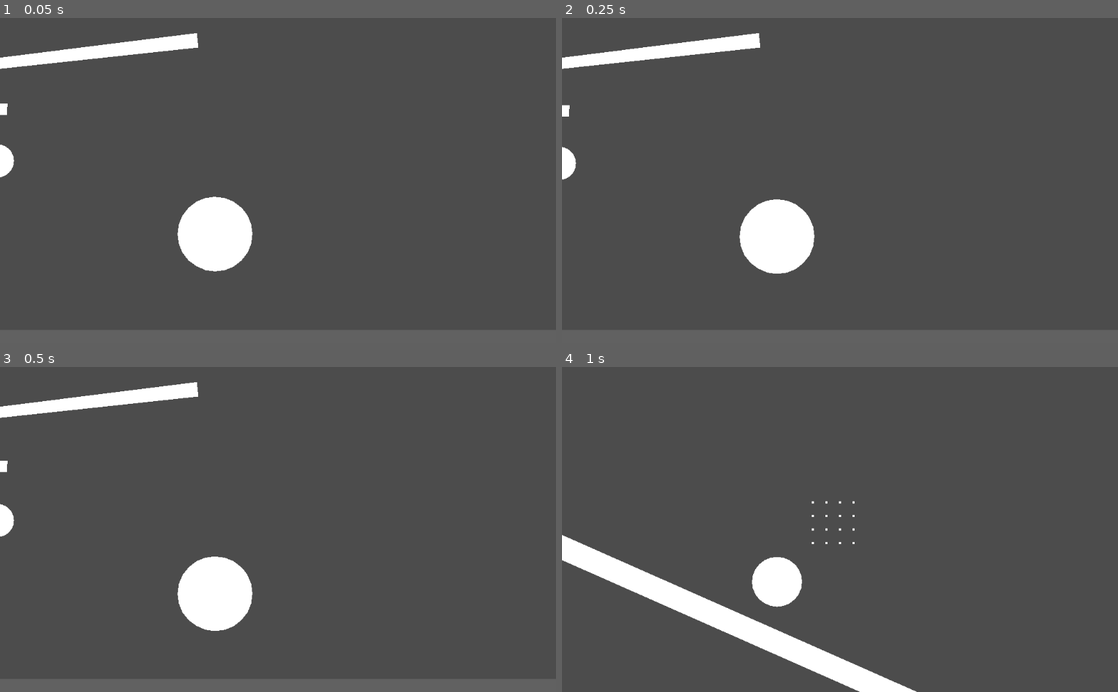
Above: before the commit, frames 1-4 (two rows, left to right).
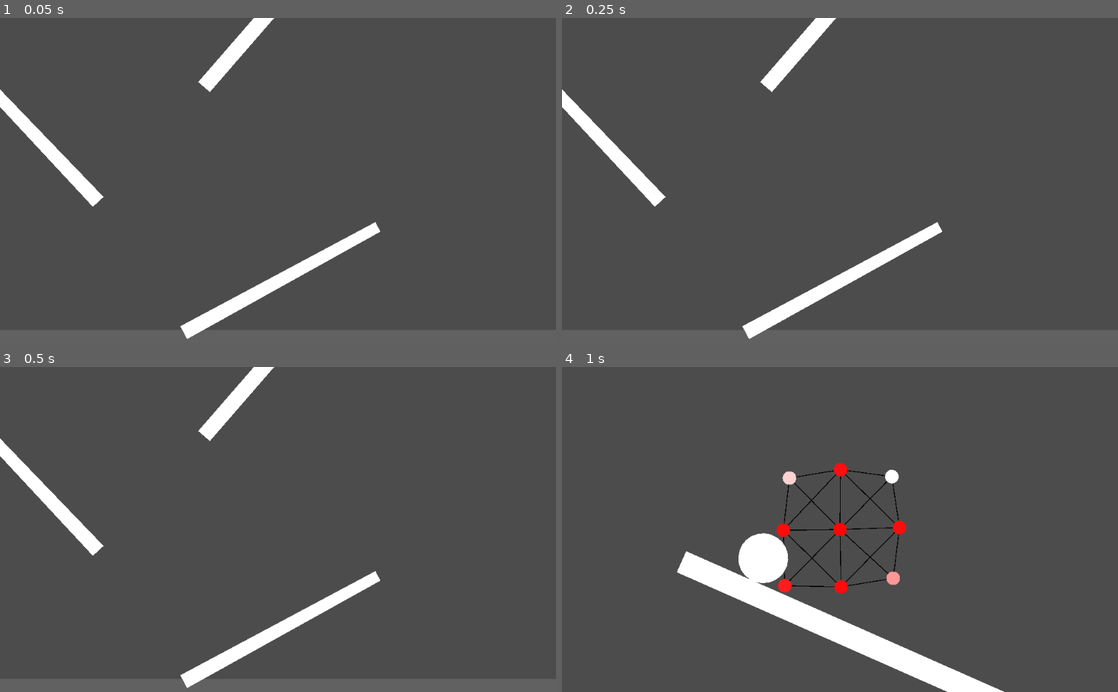
Above: after the commit, the same moments.

Repository: bustedwallstudios/Softbody
Game: Godot game, scene res://2dWorld.tscn
Same seed, same stepped clock (60 frames per second), same inputs: the game is played once before the commit and once after it.
Inputs (mouse positions are in pixels of both pictures, inside the frame that each line leads up to):
- Up to frame 1 (0.05 s): no input
- Up to frame 2 (0.25 s): no input
- Up to frame 3 (0.5 s): no input
- Up to frame 4 (1 s): tap Enter (enterKey) at 0.5 s; move the mouse to (778, 594) at 0.52 s; hold Right (ui_right) from 0.53 s (still down); hold S (camDown) from 0.53 s (still down); tap Keypad Enter (ui_accept) at 0.77 s

The runs differ from the first frame. In frame 1, 7.6% of the frame differs, in the area x 0-69%, y 0-99%; in frame 2, 7.6%; in frame 3, 7.6%; in frame 4, 11%, in the area x 0-80%, y 29-100%.

Commit message:
changed some stuff

Diff:
--- a/2dWorld.tscn
+++ b/2dWorld.tscn
@@ -69,7 +69,7 @@
 polygon = PoolVector2Array( -546, 3.99805, -546, -13.002, 659, -12.9976, 659, 4.00244 )
 
 [node name="RotatingBeam4" type="StaticBody2D" parent="World"]
-position = Vector2( -84.9998, -2028 )
+position = Vector2( 76.0001, -1388 )
 rotation = -3.99855
 scale = Vector2( 1.172, 5 )
 __meta__ = {
@@ -84,8 +84,8 @@
 polygon = PoolVector2Array( -546, 3.99805, -546, -13.002, 659, -12.9976, 659, 4.00244 )
 
 [node name="RotatingBeam2" type="StaticBody2D" parent="World"]
-position = Vector2( -2504, -417 )
-rotation = 0.851721
+position = Vector2( -35, 314 )
+rotation = -0.493928
 scale = Vector2( 1.016, 3.251 )
 script = ExtResource( 4 )
 __meta__ = {
@@ -103,8 +103,8 @@
 polygon = PoolVector2Array( -27.2157, -0.289926, 32.9624, -0.241419, 32.9287, 0.677203, -27.2257, 0.947976 )
 
 [node name="RotatingBeam3" type="StaticBody2D" parent="World"]
-position = Vector2( -990, -995 )
-rotation = 3.03164
+position = Vector2( -1364, -556 )
+rotation = 3.9619
 scale = Vector2( 1, 3.251 )
 script = ExtResource( 4 )
 __meta__ = {
@@ -122,7 +122,7 @@
 polygon = PoolVector2Array( -27.2157, -0.289926, 32.9624, -0.241419, 32.9287, 0.677203, -27.2257, 0.947976 )
 
 [node name="Beam" type="RigidBody2D" parent="World"]
-position = Vector2( -1901, -687 )
+position = Vector2( -2182, 112 )
 mass = 20.0
 gravity_scale = 3.72
 can_sleep = false
@@ -142,7 +142,7 @@
 polygon = PoolVector2Array( -16.9075, -0.197987, 20.0952, -0.13546, 20.0282, 3.01541, -16.674, 2.99974 )
 
 [node name="Ball" type="RigidBody2D" parent="World"]
-position = Vector2( -1555, -381 )
+position = Vector2( -2003, 76 )
 collision_layer = 3
 collision_mask = 3
 input_pickable = true
@@ -165,7 +165,7 @@
 polygon = PoolVector2Array( -4.45, 1.625, -4.6, 0.425001, -4.45, -0.775, -4, -1.875, -3.25, -2.825, -2.3, -3.575, -1.2, …(247 unchanged characters)…
 
 [node name="BigBall" type="RigidBody2D" parent="World"]
-position = Vector2( -352, 26 )
+position = Vector2( -2221, 396 )
 collision_layer = 3
 collision_mask = 3
 input_pickable = true
@@ -188,15 +188,15 @@
 polygon = PoolVector2Array( -4.45, 1.625, -4.6, 0.425001, -4.45, -0.775, -4, -1.875, -3.25, -2.825, -2.3, -3.575, -1.2, …(247 unchanged characters)…
 
 [node name="SquishyBody" parent="." instance=ExtResource( 5 )]
-position = Vector2( -1348, -3039 )
-pointsHorz = 4
-pointsVert = 4
-sizeInPx = 150
-pointRadius = 5.0
+position = Vector2( -2091, -3485 )
+pointsHorz = 3
+pointsVert = 3
+sizeInPx = 380
+pointRadius = 25.0
 stiffness = 15.0
-gravity = Vector2( 0, 5 )
+edgeBulges = 0.977
+gravity = Vector2( 0, 14.965 )
 forceTint = true
-showLines = false
 showPoints = true
 showOutline = false
 
